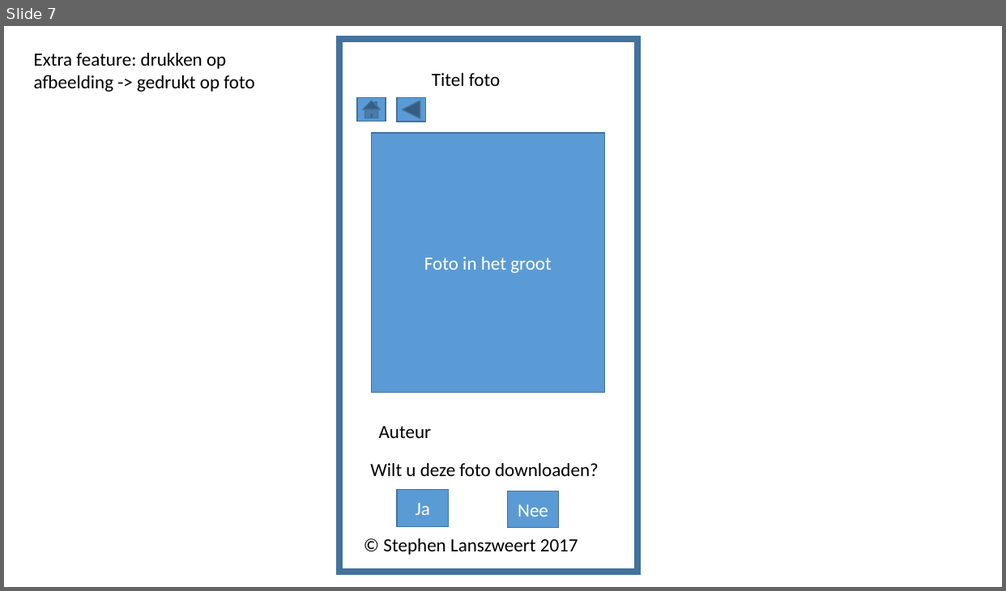
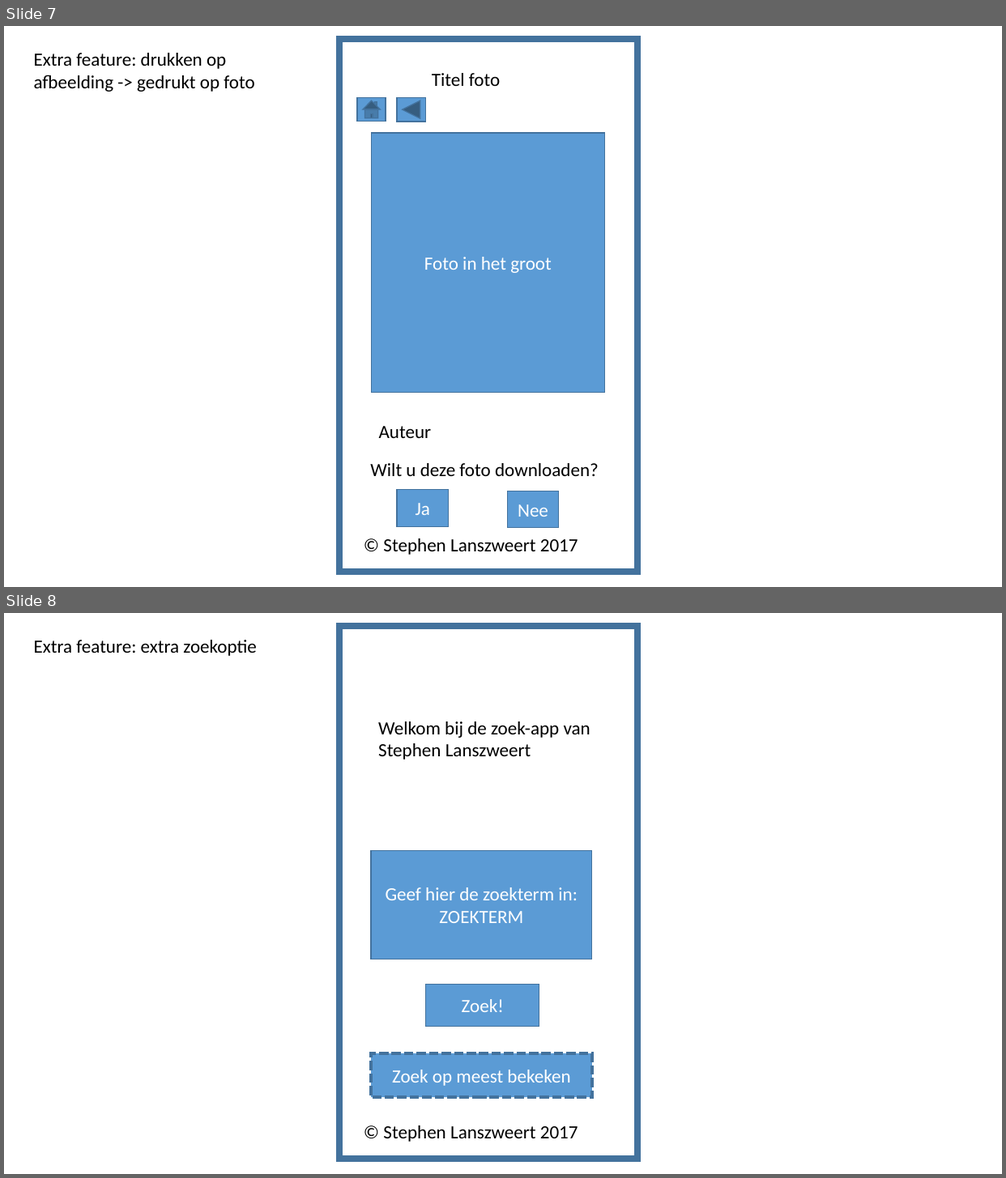
Before and after one commit to LanszweertStephen/Project26032017, a slide deck: BasisWireframe_SL.pptx. Shown one above the other, each under a label of ours: slide 7 before the commit, slides 7 and 8 after it. The pictures are 1006x591 and 1006x1178 pixels, drawn with LibreOffice and Linux fonts; fonts in the diff are those of the drawing. Boxes give left, top, right and bottom in pixels: in the first picture for what was removed or moved away, otherwise in the second. Text is boxed around its words. In the diff, an @@ line names an element or a change of style, - is before the commit and + after.

```diff
--- a/BasisWireframe_SL.pptx
+++ b/BasisWireframe_SL.pptx
@@ slide 8 added at [4, 613, 1002, 1174], background #FFFFFF @@
@@ rectangle added at [339, 626, 637, 1159], outline #43739E 6 pt @@
@@ text added at [34, 640, 257, 656], 18 pt, text #000000 @@
+Extra feature: extra zoekoptie
@@ text added at [378, 722, 590, 760], 18 pt, text #000000 @@
+Welkom bij de zoek-app van Stephen Lanszweert
@@ rectangle added at [371, 850, 592, 959], fill #5B9BD5, outline #43739E 1 pt, 18 pt, text #FFFFFF @@
+Geef hier de zoekterm in:
+ZOEKTERM
@@ rectangle added at [426, 984, 539, 1026], fill #5B9BD5, outline #43739E 1 pt, 18 pt, text #FFFFFF @@
+Zoek!
@@ rectangle added at [371, 1054, 592, 1098], fill #5B9BD5, outline #43739E 3 pt dashed, 18 pt, text #FFFFFF @@
+Zoek op meest bekeken
@@ text added at [383, 1126, 578, 1142], 18 pt, text #000000 @@
+© Stephen Lanszweert 2017
```
Also in this commit, not shown: 1 other slide added.
